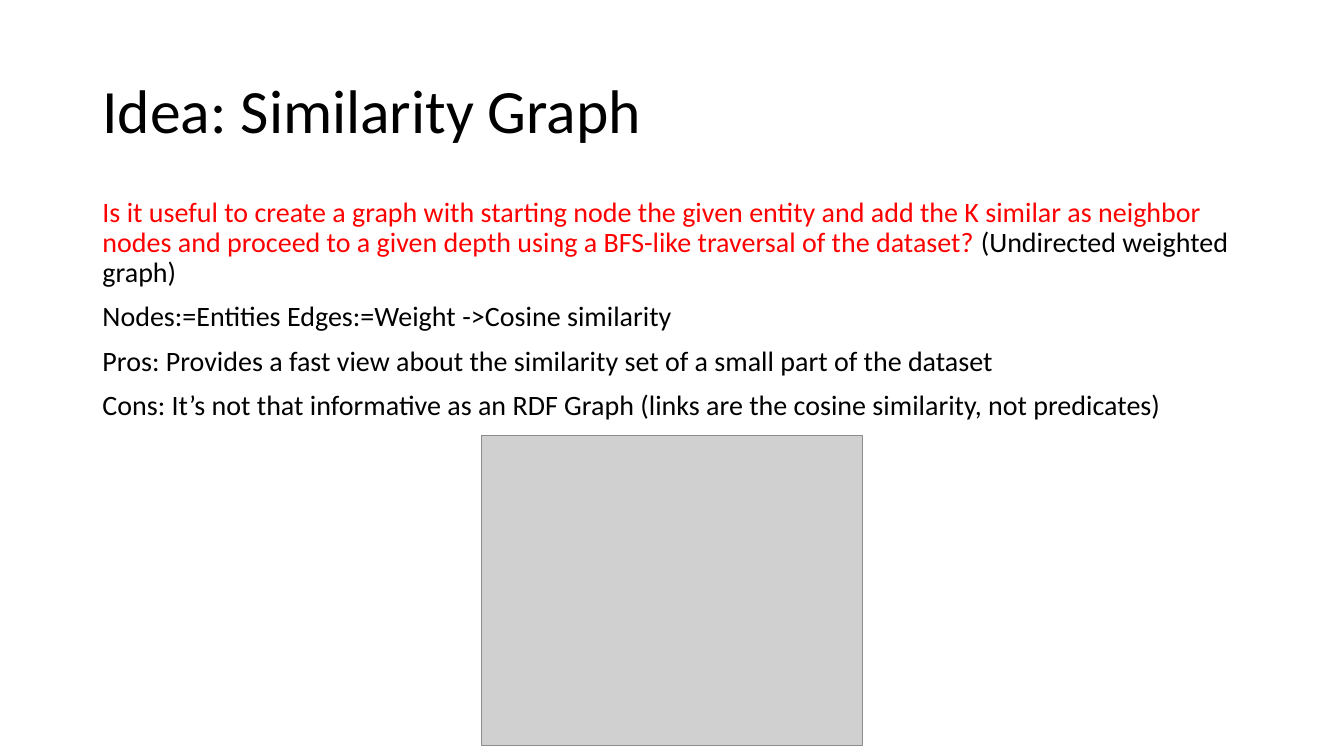
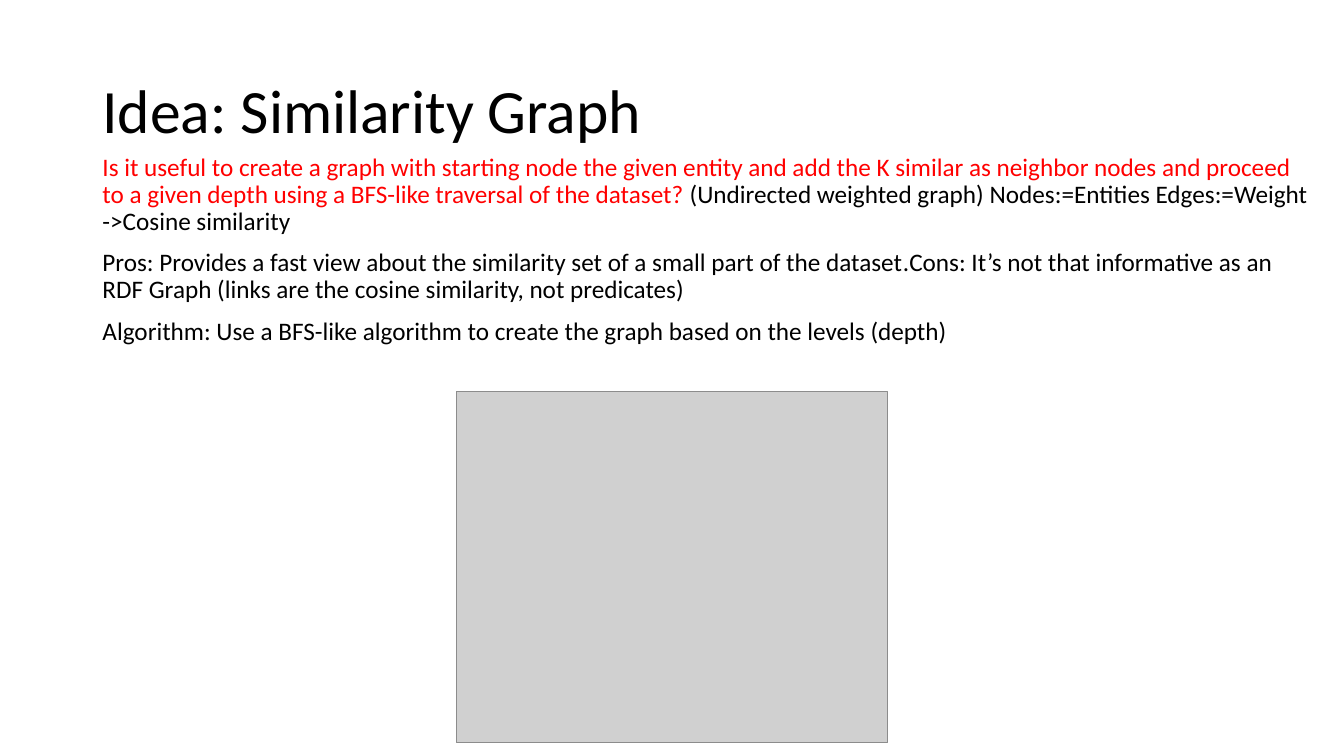
Before and after one commit to MChatzakis/RDFsim, a slide deck: slide 7 of RDFsim/presentationStaff/RDFsim.pptx. Drawn at 1344x756 pixels with LibreOffice and Linux fonts; fonts in the diff are those of the drawing; grey boxes stand for pictures. Boxes give left, top, right and bottom in pixels: in the first picture for what was removed or moved away, otherwise in the second. Text is boxed around its words. In the diff, an @@ line names an element or a change of style, - is before the commit and + after.

```diff
--- a/RDFsim/presentationStaff/RDFsim.pptx
+++ b/RDFsim/presentationStaff/RDFsim.pptx
@@ text at (x1=102, y1=158, x2=1308, y2=345): text changed; size 20 to 18 pt @@
-Is it useful to create a graph with starting node the given entity and add the K similar as neighbor nodes and proceed to a given depth using a BFS-like traversal of the dataset? (Undirected weighted graph)
-Nodes:=Entities Edges:=Weight ->Cosine similarity
-Pros: Provides a fast view about the similarity set of a small part of the dataset
-Cons: It’s not that informative as an RDF Graph (links are the cosine similarity, not predicates)
+Is it useful to create a graph with starting node the given entity and add the K similar as neighbor nodes and proceed to a given depth using a BFS-like traversal of the dataset? (Undirected weighted graph) Nodes:=Entities Edges:=Weight ->Cosine similarity
+Pros: Provides a fast view about the similarity set of a small part of the dataset.Cons: It’s not that informative as an RDF Graph (links are the cosine similarity, not predicates)
+Algorithm: Use a BFS-like algorithm to create the graph based on the levels (depth)
@@ picture resized from (x1=482, y1=436, x2=863, y2=746) to (x1=457, y1=391, x2=888, y2=743) @@
```
Also in this commit, not shown: 4 other slides changed.
